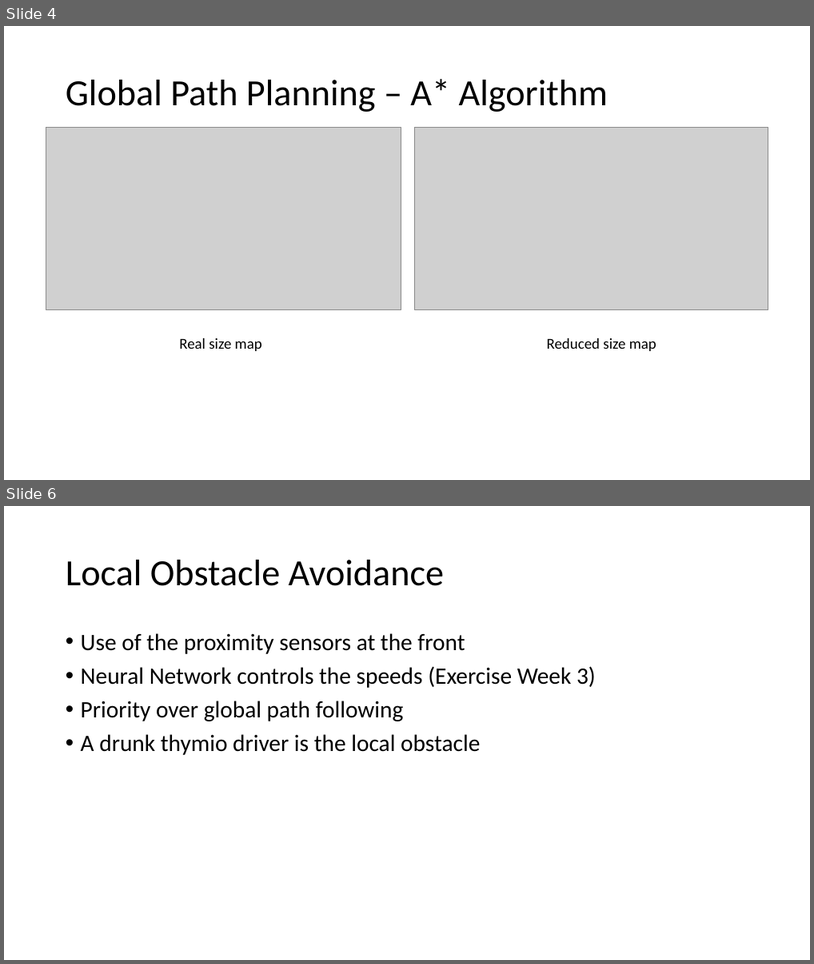
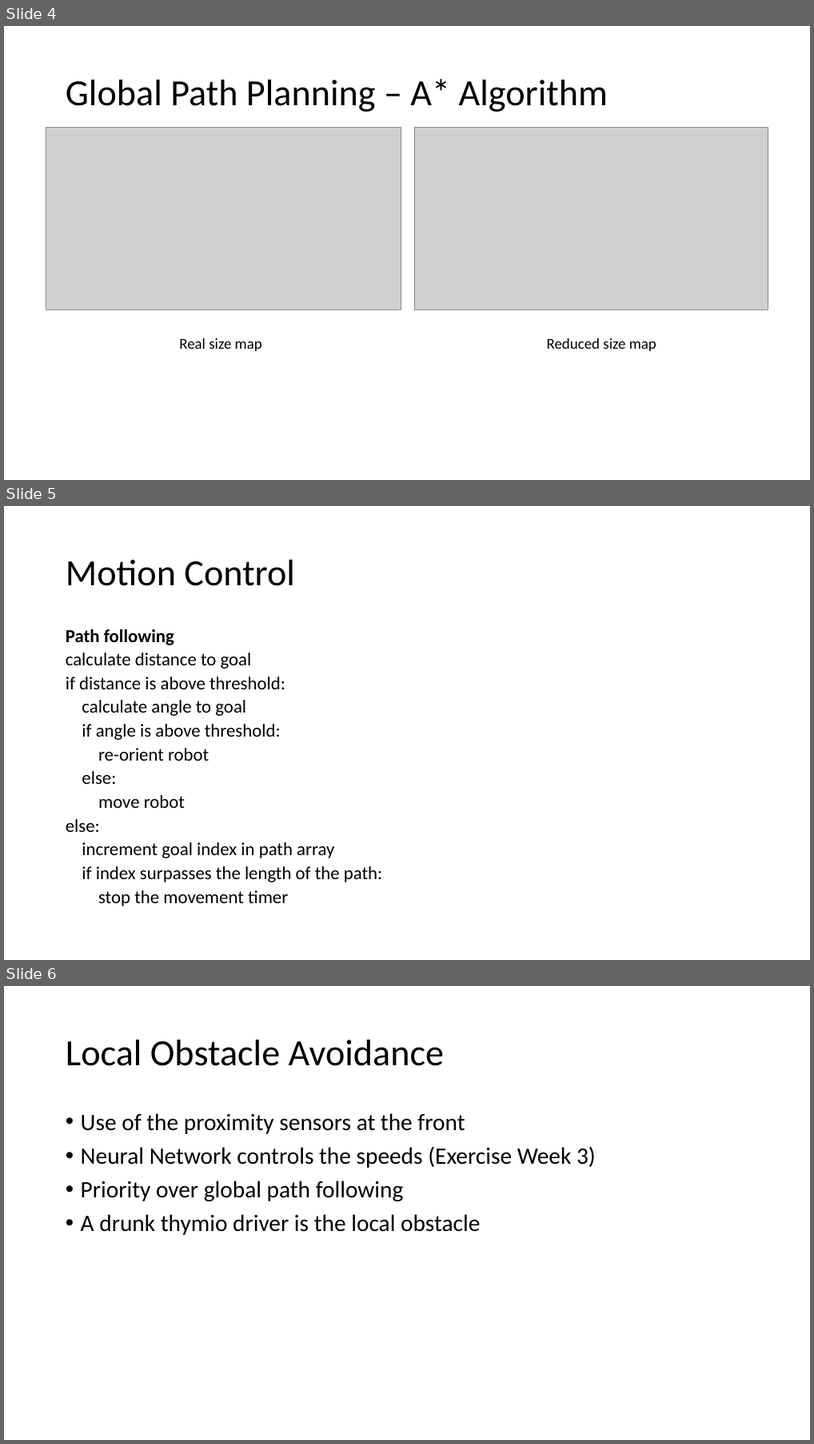
Before and after one commit to lukasStuber/Mobile_Robotics_Project, a slide deck: Report_Slides.pptx. Shown one above the other, each under a label of ours: slides 4 and 6 before the commit, slides 4, 5 and 6 after it; the slides between them are not shown. The pictures are 814x964 and 814x1444 pixels, drawn with LibreOffice and Linux fonts; fonts in the diff are those of the drawing; grey boxes stand for pictures. Boxes give left, top, right and bottom in pixels: in the first picture for what was removed or moved away, otherwise in the second. Text is boxed around its words. In the diff, an @@ line names an element or a change of style, - is before the commit and + after.

Commit message:
added motion control pseudocode

```diff
--- a/Report_Slides.pptx
+++ b/Report_Slides.pptx
@@ slide 5 added at (4,506,810,960), background #FFFFFF @@
@@ title added at (66,560,295,586), 44 pt, text #000000 @@
+Motion Control
@@ text added at (66,629,382,906), 21.7 pt, text #000000 @@
+Path following
+calculate distance to goal
+if distance is above threshold:
+calculate angle to goal
+if angle is above threshold:
+re-orient robot
+else:
+move robot
+else:
+increment goal index in path array
+if index surpasses the length of the path:
+stop the movement timer
```
Also in this commit, not shown: 1 slide removed.
